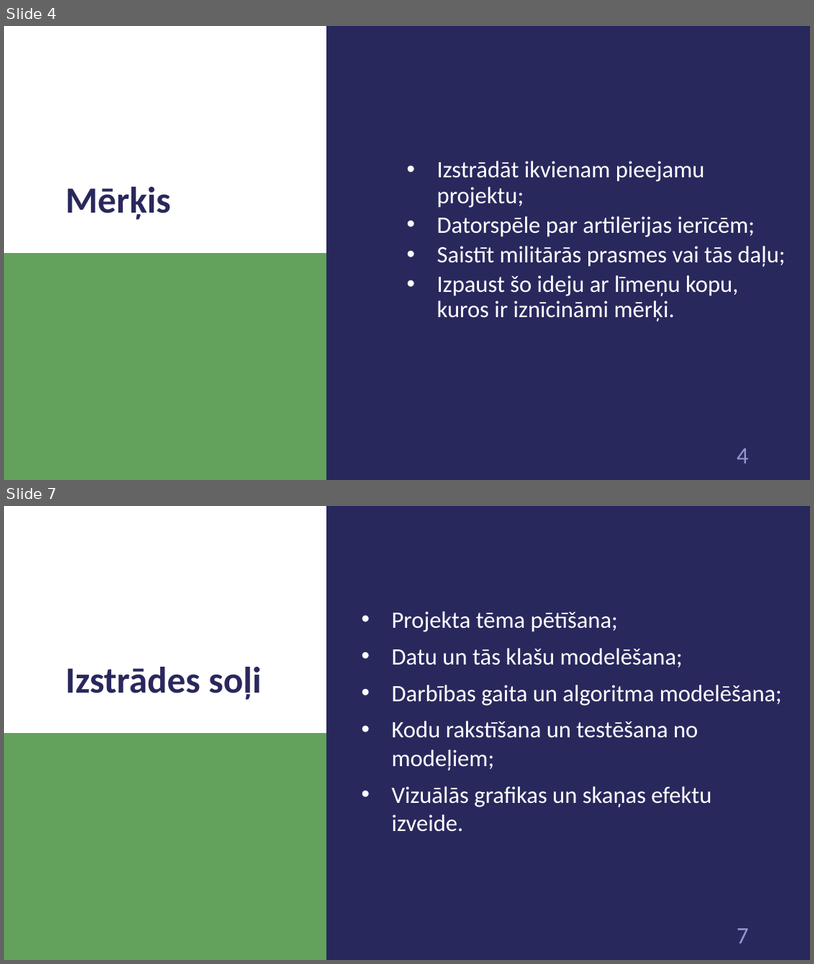
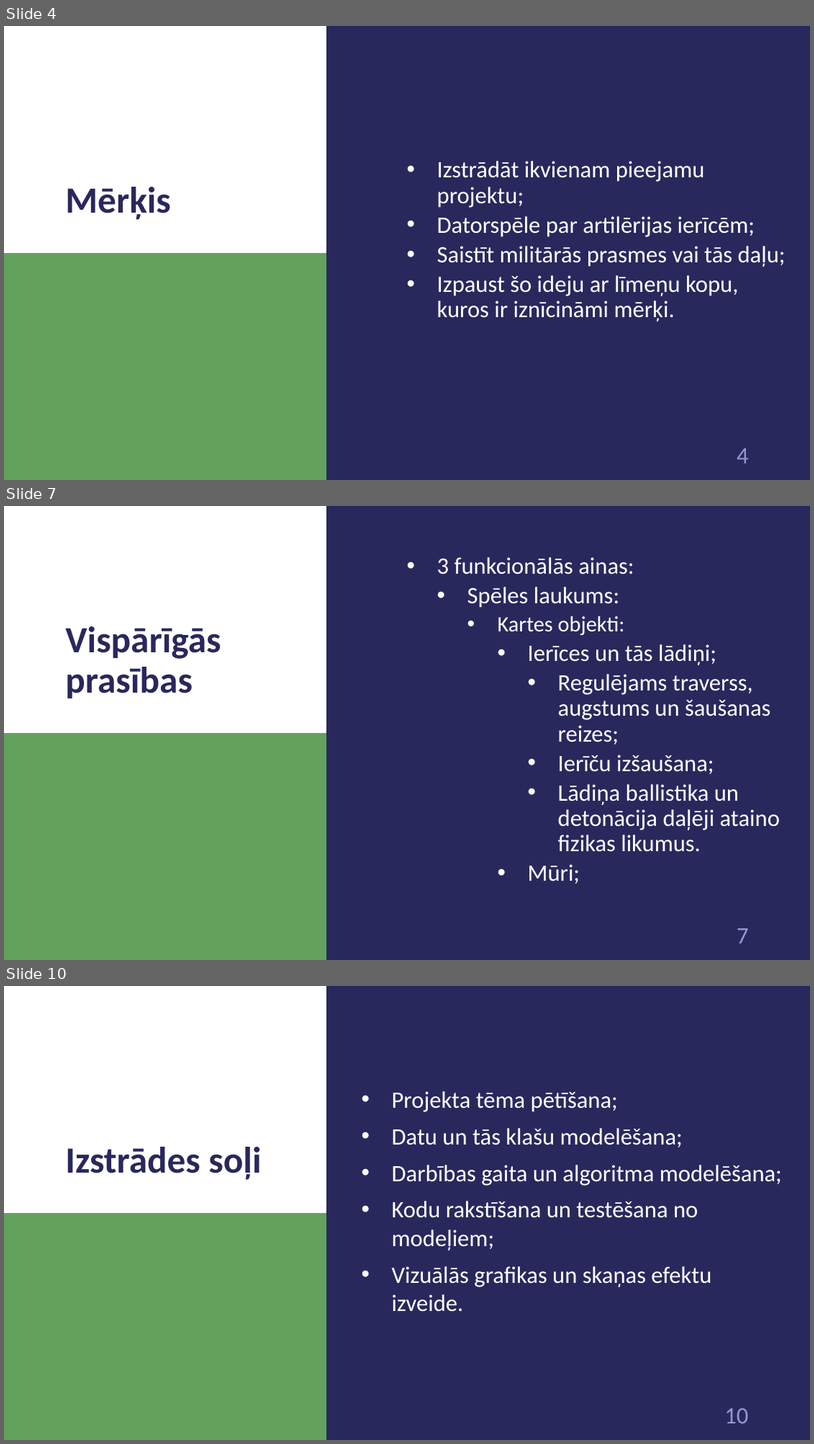
Before and after one commit to 1ivyatan/drumstalotajs, a slide deck: Documentation/Prezentācija.pptx. Shown one above the other, each under a label of ours: slides 4 and 7 before the commit, slides 4, 7 and 10 after it; the slides between them are not shown. The pictures are 814x964 and 814x1444 pixels, drawn with LibreOffice and Linux fonts; fonts in the diff are those of the drawing. Boxes give left, top, right and bottom in pixels: in the first picture for what was removed or moved away, otherwise in the second. Text is boxed around its words. In the diff, an @@ line names an element or a change of style, - is before the commit and + after.

```diff
--- a/Documentation/Prezentācija.pptx
+++ b/Documentation/Prezentācija.pptx
@@ slide 7 added at (x1=4, y1=506, x2=810, y2=960), background #29285D; not listed: 3 template elements that a slide beside it also shows @@
@@ text added at (x1=437, y1=557, x2=780, y2=883), 28 pt, text #FFFFFF @@
+  • 3 funkcionālās ainas:
+    • Spēles laukums:
+      • Kartes objekti:
+        • Ierīces un tās lādiņi;
+          • Regulējams traverss, augstums un šaušanas reizes;
+          • Ierīču izšaušana;
+          • Lādiņa ballistika un detonācija daļēji ataino fizikas likumus.
+        • Mūri;
@@ title added at (x1=65, y1=626, x2=221, y2=698), 44 pt, text #29285D, bold @@
+Vispārīgās prasības
@@ what was slide 7 is now slide 10 @@
@@ page number at (x1=725, y1=1408, x2=748, y2=1423): text changed @@
-7
+10
```
Also in this commit, not shown: 2 slides changed, 2 other slides added.
